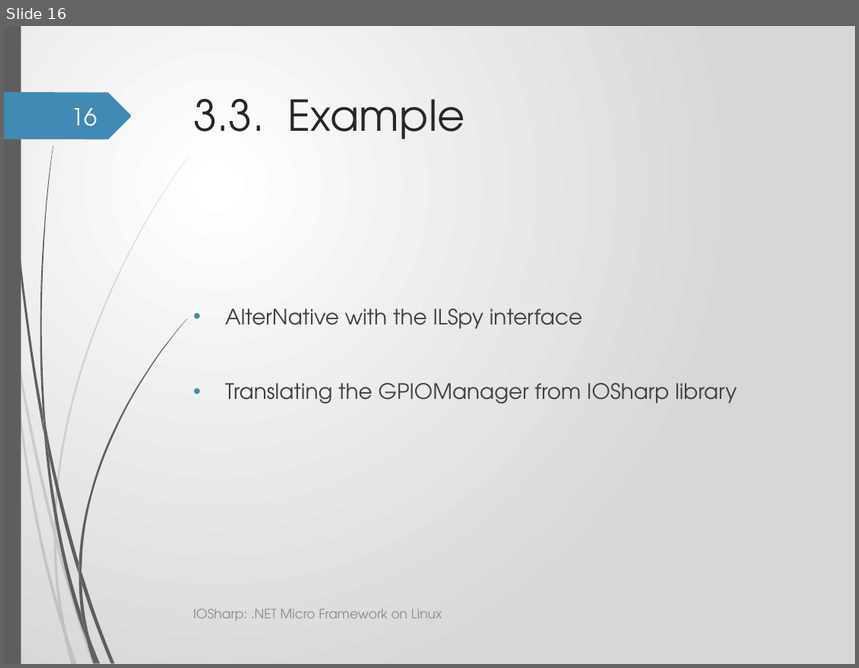
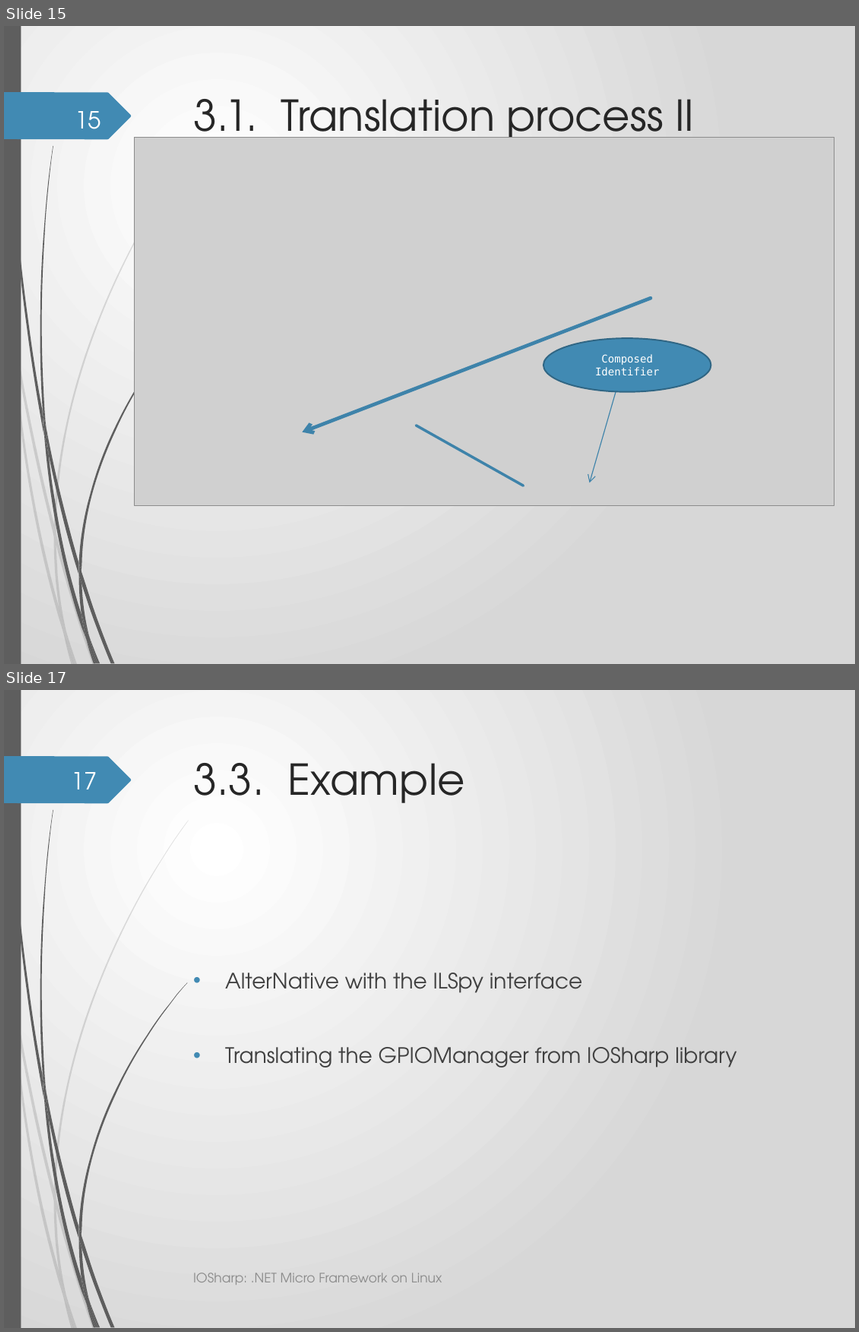
Before and after one commit to GerardSoleCa/BachelorThesisMisc, a slide deck: ThesisDoc/IOSharp.pptx. Shown one above the other, each under a label of ours: slide 16 before the commit, slides 15 and 17 after it; the slides between them are not shown. The pictures are 859x668 and 859x1332 pixels, drawn with LibreOffice and Linux fonts; fonts in the diff are those of the drawing; grey boxes stand for pictures; background and template pictures are left out. Boxes give left, top, right and bottom in pixels: in the first picture for what was removed or moved away, otherwise in the second. Text is boxed around its words. In the diff, an @@ line names an element or a change of style, - is before the commit and + after.

```diff
--- a/ThesisDoc/IOSharp.pptx
+++ b/ThesisDoc/IOSharp.pptx
@@ slide 15 added at (4, 26, 855, 664), background gradient #FFFFFF to #D7D7D7; not listed: 24 template elements that a slide beside it also shows @@
@@ page number added at (75, 111, 101, 140), 20 pt, text #FEFFFF @@
+15
@@ title added at (193, 99, 694, 150), 36 pt, text #262626 @@
+3.1. Translation process II
@@ picture added at (135, 138, 835, 506) @@
@@ arrow added from (651, 298) to (302, 432), #3E84AB 3 pt @@
@@ ellipse added at (544, 338, 712, 392), fill #418AB3, outline #306684 1.25 pt, 9 pt, text #FFFFFF @@
+Composed Identifier
@@ arrow added from (617, 387) to (590, 483), #3E84AB 0.75 pt @@
@@ line added from (416, 425) to (523, 486), #3E84AB 2.25 pt @@
@@ what was slide 16 is now slide 17 @@
@@ page number at (72, 772, 97, 790): text changed @@
-16
+17
```
Also in this commit, not shown: 5 slides changed, 1 slide removed, 1 other file.
